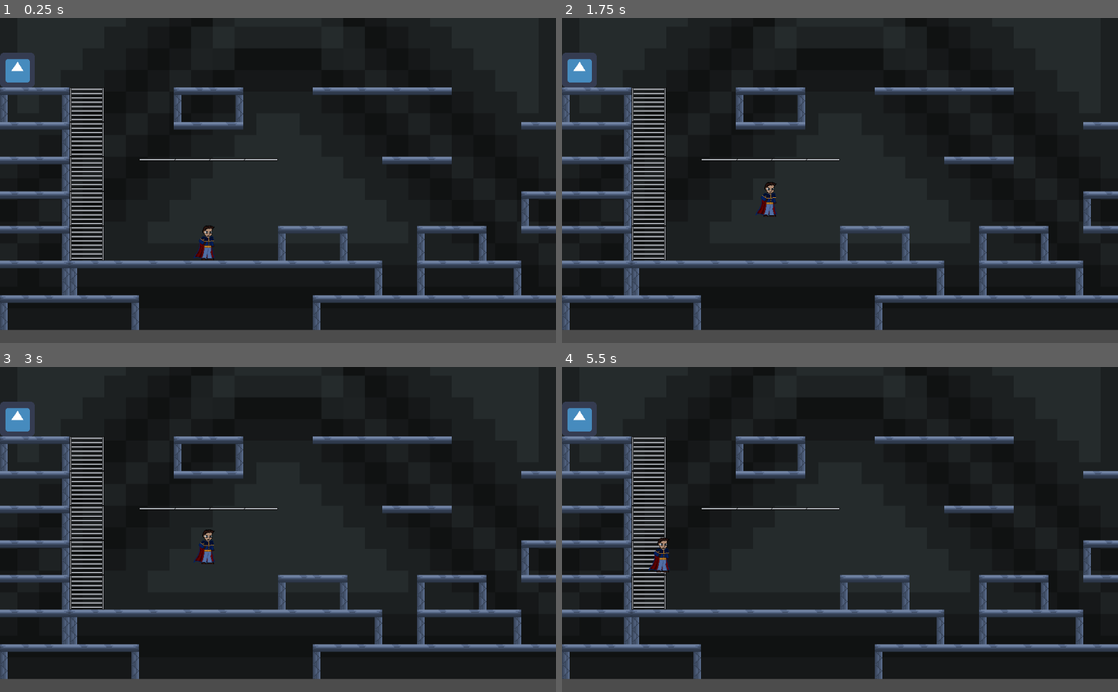
Above: before the commit, frames 1-4 (two rows, left to right).
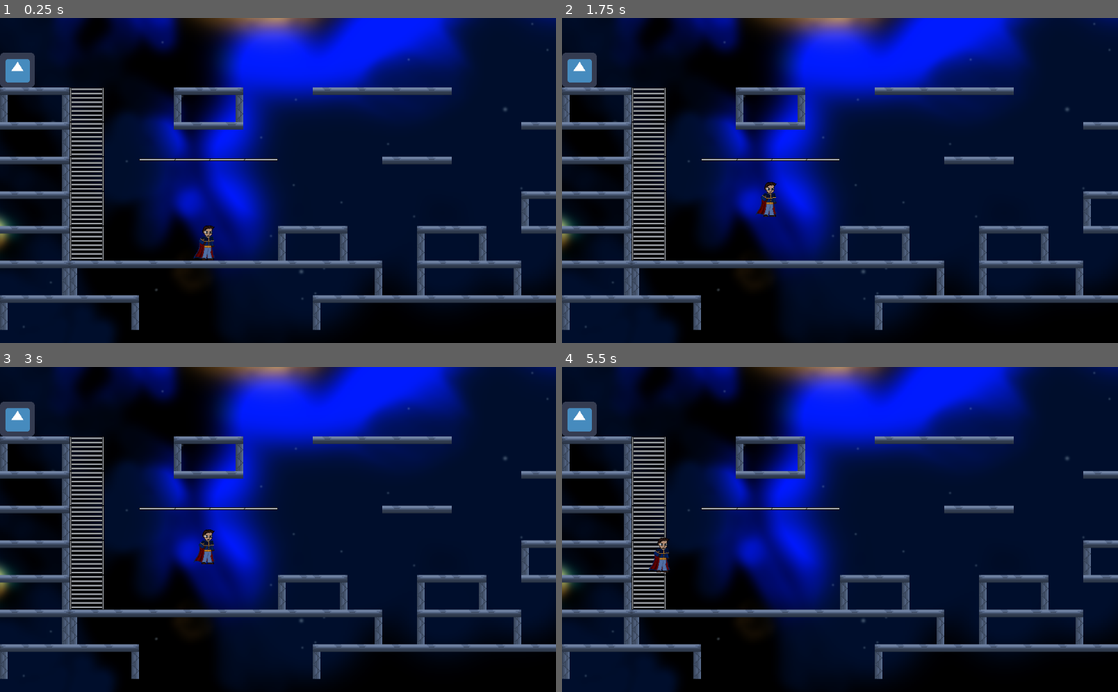
Above: after the commit, the same moments.

Repository: Masashi86fi/GodotAdventurers
Game: Godot game, scene res://src/LevelNodes/TestLevel.tscn
Same seed, same stepped clock (60 frames per second), same inputs: the game is played once before the commit and once after it. This scene is started directly instead of the project's main scene. The engine's default icon, where the game draws it, is replaced by a stand-in: a white triangle on a blue panel in a dark square.
Inputs:
- Up to frame 1 (0.25 s): no input
- Up to frame 2 (1.75 s): tap Enter (Use) at 0.5 s; hold W (LadderUP) from 0.53 s (still down); tap X (Block) at 0.6 s; tap Space (Jump) at 0.77, 1.52 s; tap Z (Melee) at 1.35 s
- Up to frame 3 (3 s): release W (LadderUP) at 2.03 s; hold S (LadderDown) 2.03-2.78 s; tap Ctrl (Shoot) at 2.1 s; tap Space (Jump) at 2.75 s; hold W (LadderUP) from 2.78 s (still down); tap Enter (Use) at 2.85 s
- Up to frame 4 (5.5 s): tap Space (Jump) at 3.02, 3.77, 4.52 s; hold A (WalkL) 3.53-4.28 s; release W (LadderUP) at 4.28 s; hold S (LadderDown) 4.28-5.03 s; tap D (WalkR) at 4.35 s; hold W (LadderUP) from 5.03 s (still down); tap X (Block) at 5.1 s

The runs differ from the first frame. In frame 1, 61% of the frame differs, in the area x 0-100%, y 0-100%; in frame 2, 61%; in frame 3, 61%; in frame 4, 61%.

Commit message:
SpaceBackdrop added
added temporary space backdrop, it's not final, but something to try the space world map

Diff:
--- a/src/LevelNodes/Prototype.tscn
+++ b/src/LevelNodes/Prototype.tscn
@@ -1,10 +1,6 @@
 [gd_scene load_steps=3 format=2]
 
 [ext_resource path="res://src/Actors/NPC/Story/Sprites/BlueRobot.png" type="Texture" id=1]
-
-
-
-
 
 [sub_resource type="AtlasTexture" id=1]
 
--- a/src/LevelNodes/TestLevel.tscn
+++ b/src/LevelNodes/TestLevel.tscn
@@ -8,6 +8,7 @@
 [ext_resource path="res://src/LevelObjects/Sprites/Ladders.png" type="Texture" id=6]
 [ext_resource path="res://src/LevelObjects/Scripts/Ladder.gd" type="Script" id=7]
 [ext_resource path="res://src/LevelObjects/Scripts/ExitLevel.gd" type="Script" id=8]
+[ext_resource path="res://src/LevelObjects/Sprites/SpaceBackDrop.png" type="Texture" id=9]
 
 [sub_resource type="RectangleShape2D" id=1]
 extents = Vector2( 32, 160 )
@@ -100,6 +101,7 @@
 [node name="Background" type="Node" parent="."]
 
 [node name="Sprite" type="Sprite" parent="Background"]
+visible = false
 modulate = Color( 0.219608, 0.215686, 0.215686, 1 )
 position = Vector2( 512, -64 )
 scale = Vector2( 10, 10 )
@@ -153,5 +155,11 @@
 [node name="CollisionShape2D" type="CollisionShape2D" parent="Exit/Area2D"]
 scale = Vector2( 3, 3 )
 shape = SubResource( 8 )
+
+[node name="SpaceBackDrop" type="Sprite" parent="."]
+position = Vector2( 544, -32 )
+scale = Vector2( 1.33203, 1.33203 )
+z_index = -10
+texture = ExtResource( 9 )
 [connection signal="body_entered" from="Ladders" to="Ladders" method="_on_Area2D_body_entered"]
 [connection signal="body_exited" from="Ladders" to="Ladders" method="_on_Area2D_body_exited"]
Not shown: 1 places in src/LevelNodes/TestLevel.tscn that only renumber resources
Binary file added: src/LevelObjects/Sprites/SpaceBackDrop.png
Not shown, added: src/LevelObjects/Sprites/SpaceBackDrop.png.import
